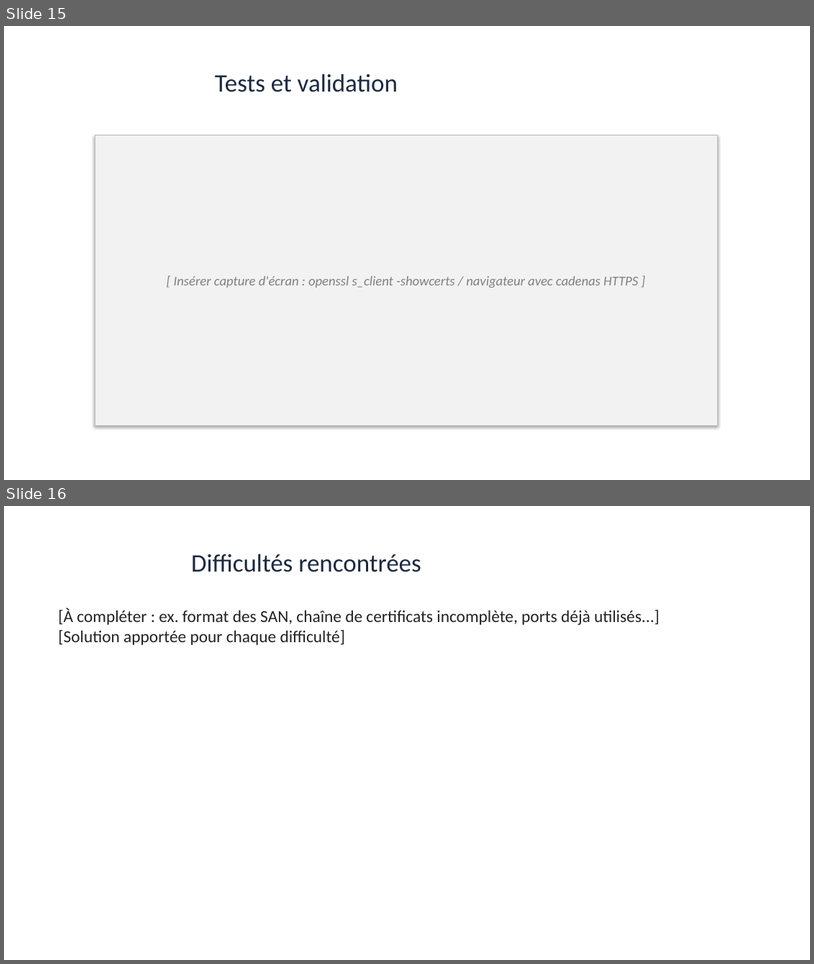
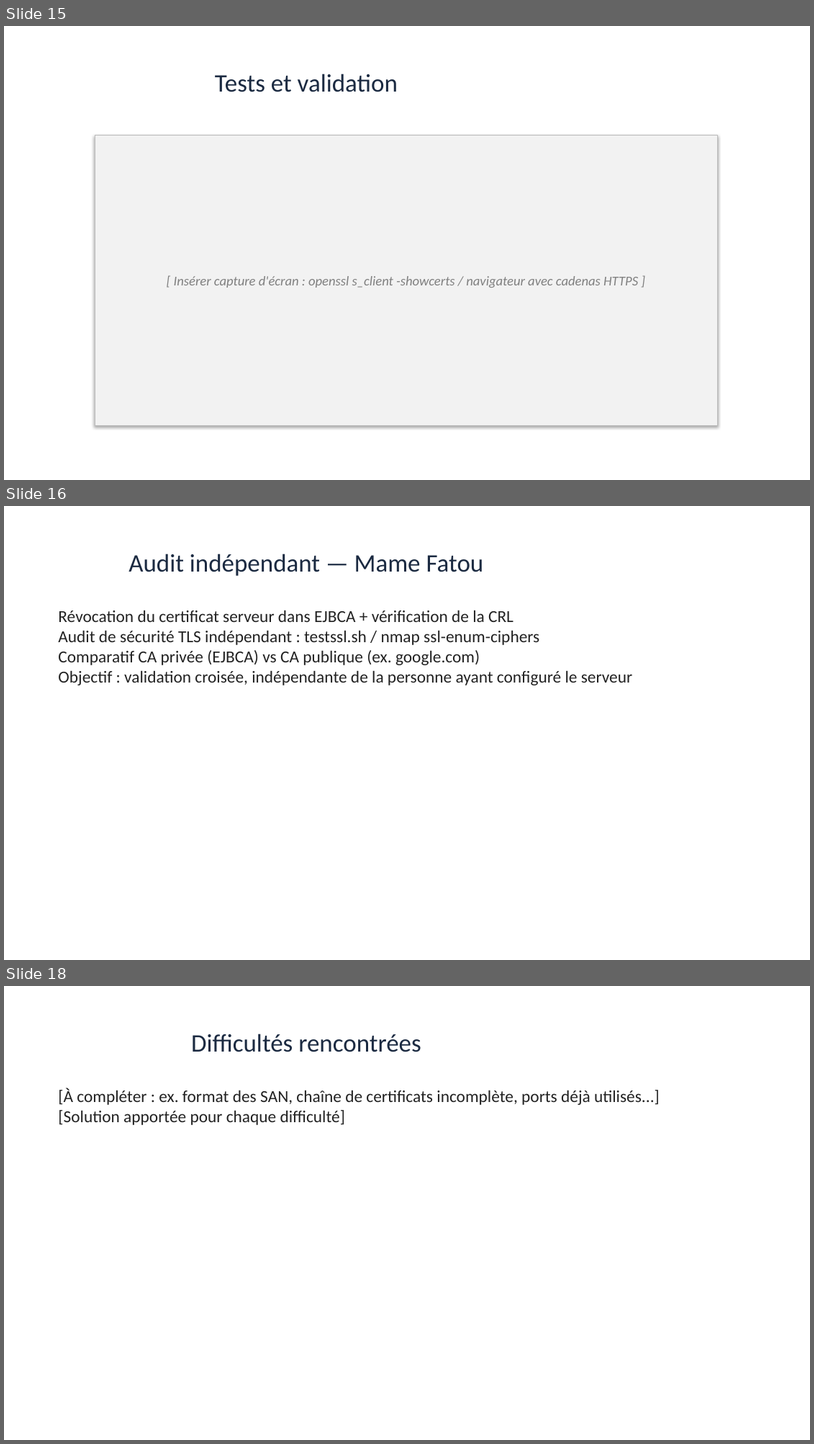
Before and after one commit to benzenepc-dev/Crypto_PKI, a slide deck: GROUPE-2/Presentation_PKI_EJBCA_GROUPE-2.pptx. Shown one above the other, each under a label of ours: slides 15 and 16 before the commit, slides 15, 16 and 18 after it; the slides between them are not shown. The pictures are 814x964 and 814x1444 pixels, drawn with LibreOffice and Linux fonts; fonts in the diff are those of the drawing. Boxes give left, top, right and bottom in pixels: in the first picture for what was removed or moved away, otherwise in the second. Text is boxed around its words. In the diff, an @@ line names an element or a change of style, - is before the commit and + after.

Commit message:
Rebalance workload: give Mame Fatou substantial hands-on tasks
She now owns: certificate revocation/CRL demo in EJBCA, independent TLS
security audit (testssl.sh/nmap), and the private-vs-public CA
comparison, in addition to compiling the final report/PPT and video.
Ahmad and Papa each write their own report section instead of dumping
all documentation on Mame Fatou.

```diff
--- a/GROUPE-2/Presentation_PKI_EJBCA_GROUPE-2.pptx
+++ b/GROUPE-2/Presentation_PKI_EJBCA_GROUPE-2.pptx
@@ slide 16 added at (4, 506, 810, 960), background #FFFFFF @@
@@ title added at (129, 554, 484, 576), 30 pt, text #1B2A41 @@
+Audit indépendant — Mame Fatou
@@ text added at (58, 610, 633, 685), 20 pt, text #222222 @@
+Révocation du certificat serveur dans EJBCA + vérification de la CRL
+Audit de sécurité TLS indépendant : testssl.sh / nmap ssl-enum-ciphers
+Comparatif CA privée (EJBCA) vs CA publique (ex. google.com)
+Objectif : validation croisée, indépendante de la personne ayant configuré le serveur
@@ what was slide 16 is now slide 18 @@
```
Also in this commit, not shown: 1 slide changed, 1 other slide added, 3 other files.
